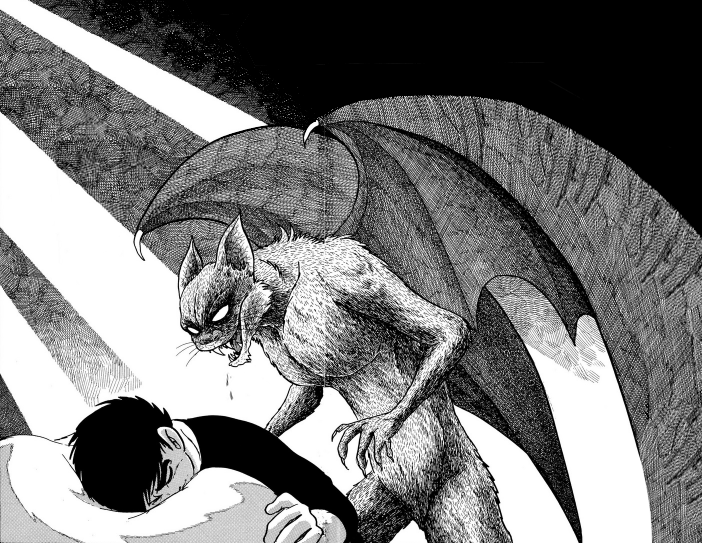
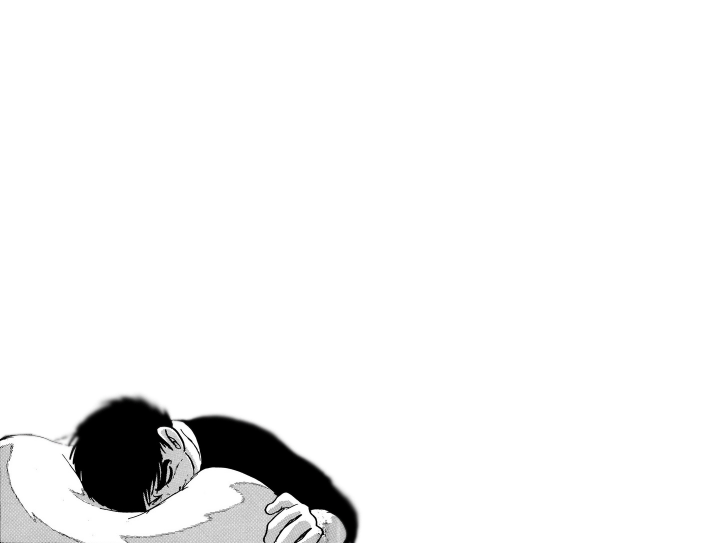
Layers edited between the first and the second 702px x 543px image:
hid "spit" over [224, 372, 234, 401]
showed "Layer 13" over [0, 390, 363, 543]
hid "Layer 18" over [0, 0, 702, 543]
